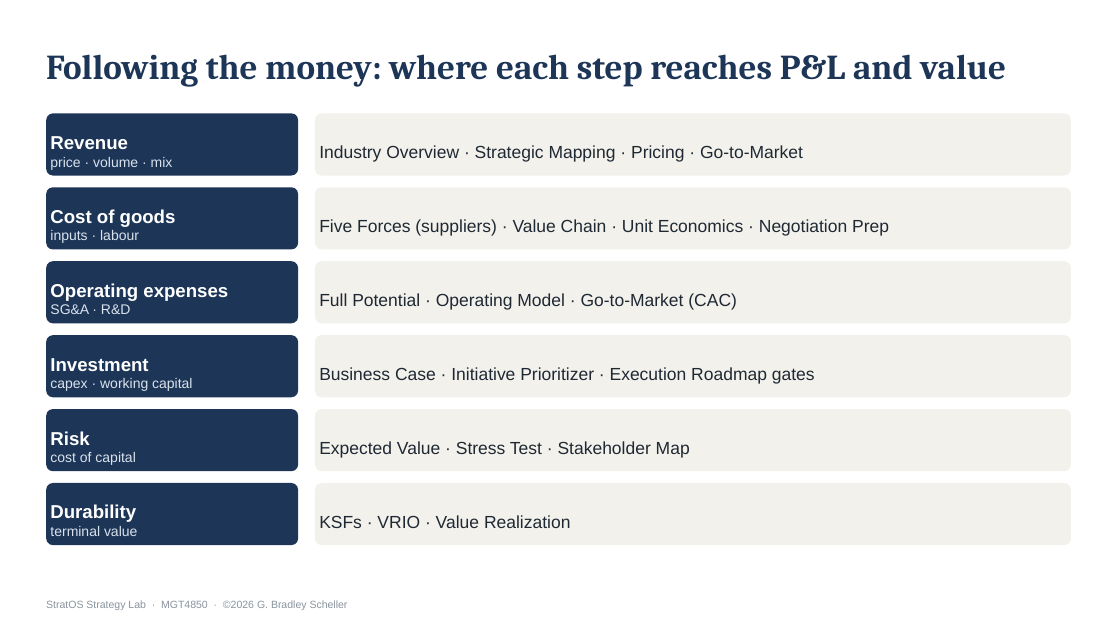
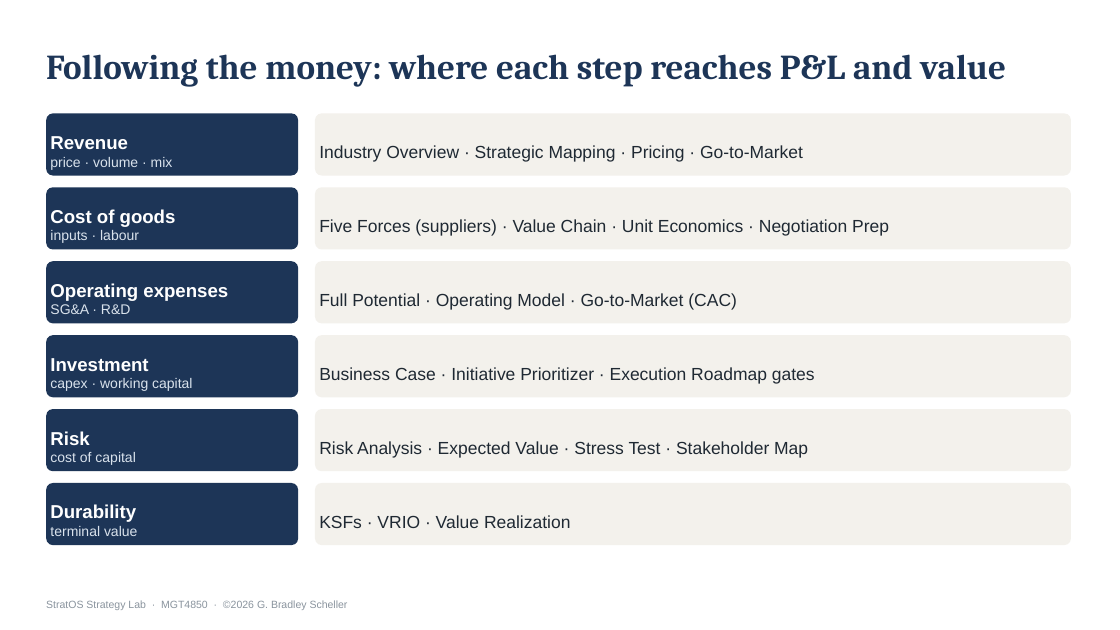
Before and after one commit to Brads777/Strat-IQ-Strategy-Toolkit, a slide deck: slide 19 of release-assets/StratOS_v3_Process_Walkthrough.pptx (slide 10 before the commit). Drawn at 1120x630 pixels with LibreOffice and Linux fonts; fonts in the diff are those of the drawing. Boxes give left, top, right and bottom in pixels: in the first picture for what was removed or moved away, otherwise in the second. Text is boxed around its words. In the diff, an @@ line names an element or a change of style, - is before the commit and + after.

```diff
--- a/release-assets/StratOS_v3_Process_Walkthrough.pptx
+++ b/release-assets/StratOS_v3_Process_Walkthrough.pptx
@@ text in rounded rectangle at (x1=319, y1=441, x2=808, y2=458): text changed @@
-Expected Value · Stress Test · Stakeholder Map
+Risk Analysis · Expected Value · Stress Test · Stakeholder Map
```
Also in this commit, not shown: 4 other slides changed, 10 slides added, 22 other files.
